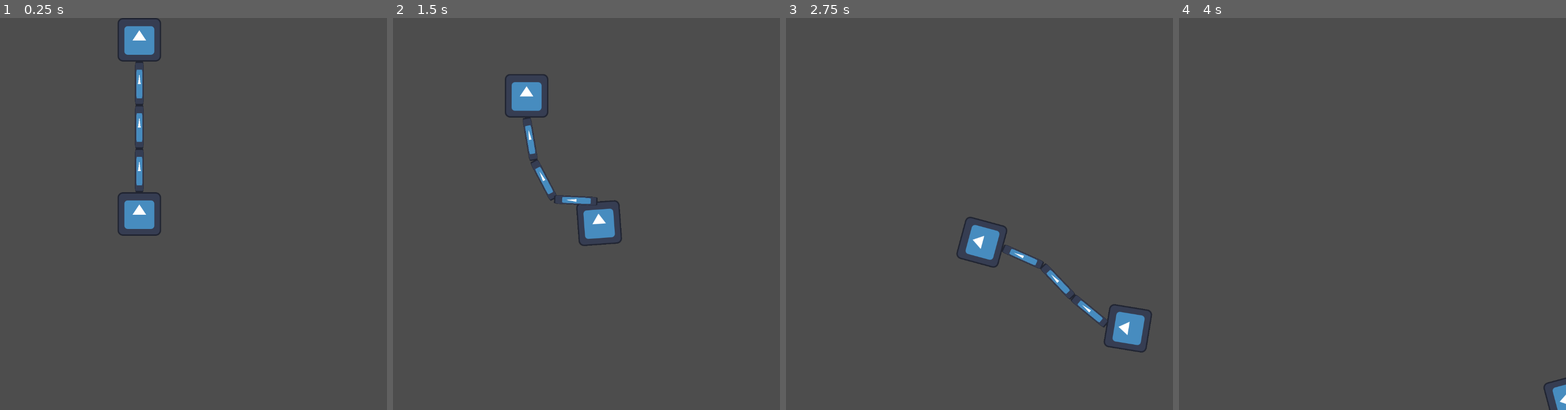
Above: before the commit, frames 1-4 (left to right).
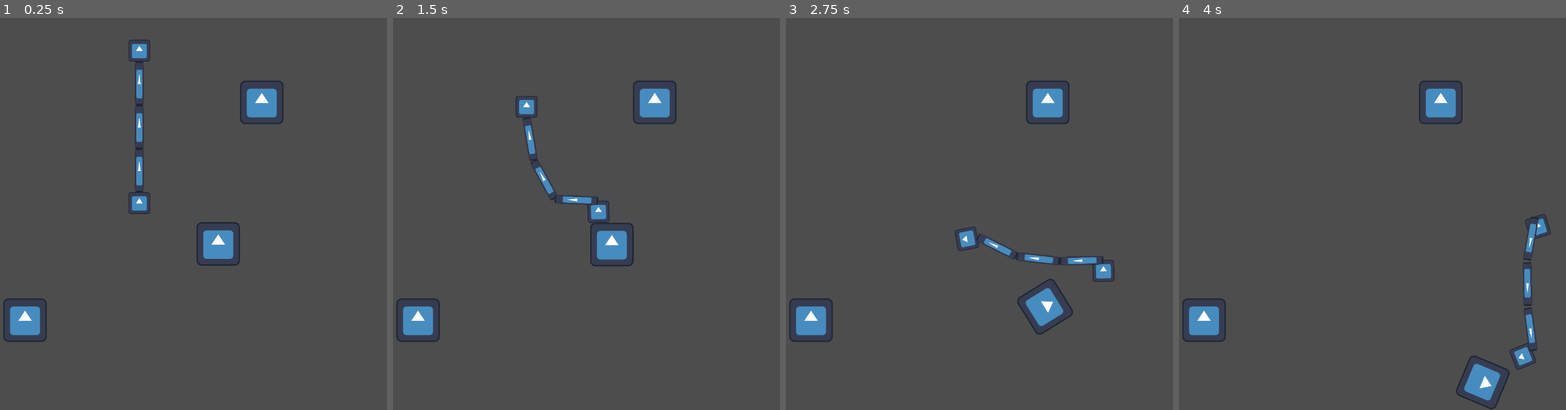
Above: after the commit, the same moments.

Repository: RomanLittle/MRU-Hackathon-2025
Game: Godot game, scene res://Hehehe.tscn
Two runs of this game, one before a commit and one after it. Both use one fixed random seed, a clock stepped at 60 frames per second and the inputs below. The engine's default icon, where the game draws it, is replaced by a stand-in: a white triangle on a blue panel in a dark square.
Inputs:
- Up to frame 1 (0.25 s): no input
- Up to frame 2 (1.5 s): tap Enter at 0.5 s; hold D (P1 Right) 0.53-1.28 s; hold Down (P2 Down) 0.53-1.28 s; tap Left (P2 Left) at 0.8, 1.35 s; hold S (P1 Down) from 1.28 s (still down)
- Up to frame 3 (2.75 s): tap Right (P2 Right) at 1.55 s; release S (P1 Down) at 2.03 s; hold D (P1 Right) from 2.03 s (still down); hold Right (P2 Right) from 2.03 s (still down); tap Up (P2 Up) at 2.3 s
- Up to frame 4 (4 s): release D (P1 Right) at 2.78 s; release Right (P2 Right) at 2.78 s; hold W (P1 Up) 2.78-3.53 s; tap Up (P2 Up) at 2.85 s; tap Down (P2 Down) at 3.05 s; hold A (P1 Left) from 3.53 s (still down); hold Down (P2 Down) from 3.53 s (still down); tap Left (P2 Left) at 3.8 s

The runs differ from the first frame. In frame 1, 3.5% of the frame differs, in the area x 0-74%, y 0-83%; in frame 2, 3.4%; in frame 3, 4.6%, in the area x 0-95%, y 16-86%; in frame 4, 3.2%.

Commit message:
chainPhysics

Diff:
--- a/Hehehe.tscn
+++ b/Hehehe.tscn
@@ -1,16 +1,21 @@
-[gd_scene load_steps=4 format=3 uid="uid://ravqyhiui8r"]
+[gd_scene load_steps=7 format=3 uid="uid://ravqyhiui8r"]
 
+[ext_resource type="Texture2D" uid="uid://ruc84cx52ysv" path="res://icon.svg" id="2_qhke0"]
+[ext_resource type="PackedScene" uid="uid://bsymhr5h3biq0" path="res://block.tscn" id="4_bqvgl"]
 [ext_resource type="PackedScene" uid="uid://cj388qs1rlbsb" path="res://Chain.tscn" id="5_71pwu"]
 [ext_resource type="PackedScene" uid="uid://c0wjgxc721ppi" path="res://RigidPlayer.tscn" id="6_71pwu"]
 [ext_resource type="Script" uid="uid://ctbh1yj18mamp" path="res://P2rigid_player.gd" id="6_a3twx"]
 
+[sub_resource type="RectangleShape2D" id="RectangleShape2D_bqvgl"]
+size = Vector2(128, 128)
+
 [node name="Hehehe" type="Node2D"]
 
 [node name="rigidBodyPlayer2" parent="." instance=ExtResource("6_71pwu")]
-position = Vector2(424, 576)
+position = Vector2(424, 536)
 
 [node name="rigidBodyPlayer1" parent="." instance=ExtResource("6_71pwu")]
-position = Vector2(424, 64)
+position = Vector2(424, 88)
 script = ExtResource("6_a3twx")
 
 [node name="cainz2" type="Node2D" parent="."]
@@ -46,3 +51,26 @@
 position = Vector2(568, 128)
 node_a = NodePath("../../rigidBodyPlayer1")
 node_b = NodePath("../chainLink")
+
+[node name="Block2" parent="." instance=ExtResource("4_bqvgl")]
+position = Vector2(88, 888)
+
+[node name="Block" parent="." instance=ExtResource("4_bqvgl")]
+position = Vector2(784, 248)
+
+[node name="Block3" parent="." instance=ExtResource("4_bqvgl")]
+position = Vector2(784, 248)
+
+[node name="RigidBody2D" type="RigidBody2D" parent="."]
+position = Vector2(656, 664)
+
+[node name="Sprite2D" type="Sprite2D" parent="RigidBody2D"]
+texture = ExtResource("2_qhke0")
+
+[node name="CollisionShape2D" type="CollisionShape2D" parent="RigidBody2D"]
+shape = SubResource("RectangleShape2D_bqvgl")
+
+[node name="StaticBody2D" type="StaticBody2D" parent="."]
+
+[node name="CollisionPolygon2D" type="CollisionPolygon2D" parent="StaticBody2D"]
+polygon = PackedVector2Array(16, 0, 1168, -8, 1152, 1176, -40, 1168, -32, -88, -136, -48, -136, 1280, 1232, 1248, 1248, -32, 1144, -112, 152, -112, -32, -88, -32, 0)
--- a/P1_Character.gd
+++ /dev/null
@@ -1,12 +0,0 @@
-extends CharacterBody2D
-
-@export var speed = 400
-
-func get_input():
-	var input_direction = Input.get_vector("P1 Left", "P1 Right", "P1 Up", "P1 Down")
-	velocity = input_direction * speed
-
-
-func _physics_process(delta):
-	get_input()
-	move_and_slide()
--- a/P2_Character.gd
+++ /dev/null
@@ -1,11 +0,0 @@
-extends CharacterBody2D
-
-@export var speed = 400
-
-func get_input():
-	var input_direction = Input.get_vector("P2 Left", "P2 Right", "P2 Up", "P2 Down")
-	velocity = input_direction * speed
-
-func _physics_process(delta):
-	get_input()
-	move_and_slide()
--- a/P2rigid_player.gd
+++ b/P2rigid_player.gd
@@ -7,13 +7,13 @@
 	# Get input and update move_direction
 	move_direction = Vector2.ZERO
 	if Input.is_action_pressed("P2 Right"):
-		move_direction.x += 50
+		move_direction.x += 1
 	if Input.is_action_pressed("P2 Left"):
-		move_direction.x -= 50
+		move_direction.x -= 1
 	if Input.is_action_pressed("P2 Up"):
-		move_direction.y -= 50
+		move_direction.y -= 1
 	if Input.is_action_pressed("P2 Down"):
-		move_direction.y += 50
+		move_direction.y += 1
 
 	# Normalize the direction to prevent faster diagonal movement
 	move_direction = move_direction.normalized()
--- a/RigidPlayer.tscn
+++ b/RigidPlayer.tscn
@@ -4,13 +4,16 @@
 [ext_resource type="Texture2D" uid="uid://ruc84cx52ysv" path="res://icon.svg" id="2_t020p"]
 
 [sub_resource type="RectangleShape2D" id="RectangleShape2D_77287"]
-size = Vector2(130, 128)
+size = Vector2(64, 64)
 
 [node name="RigidBody2D" type="RigidBody2D"]
 script = ExtResource("1_ufsin")
 
 [node name="CollisionShape2D" type="CollisionShape2D" parent="."]
+position = Vector2(0, 8)
 shape = SubResource("RectangleShape2D_77287")
 
 [node name="Sprite2D" type="Sprite2D" parent="."]
+position = Vector2(0, 8)
+scale = Vector2(0.5, 0.5)
 texture = ExtResource("2_t020p")
--- a/rigid_body_2d.gd
+++ b/rigid_body_2d.gd
@@ -7,13 +7,13 @@
 	# Get input and update move_direction
 	move_direction = Vector2.ZERO
 	if Input.is_action_pressed("P1 Right"):
-		move_direction.x += 50
+		move_direction.x += 1
 	if Input.is_action_pressed("P1 Left"):
-		move_direction.x -= 50
+		move_direction.x -= 1
 	if Input.is_action_pressed("P1 Up"):
-		move_direction.y -= 50
+		move_direction.y -= 1
 	if Input.is_action_pressed("P1 Down"):
-		move_direction.y += 50
+		move_direction.y += 1
 
 	# Normalize the direction to prevent faster diagonal movement
 	move_direction = move_direction.normalized()
Not shown, removed: P1_Character.gd.uid
Not shown, removed: P2_Character.gd.uid
